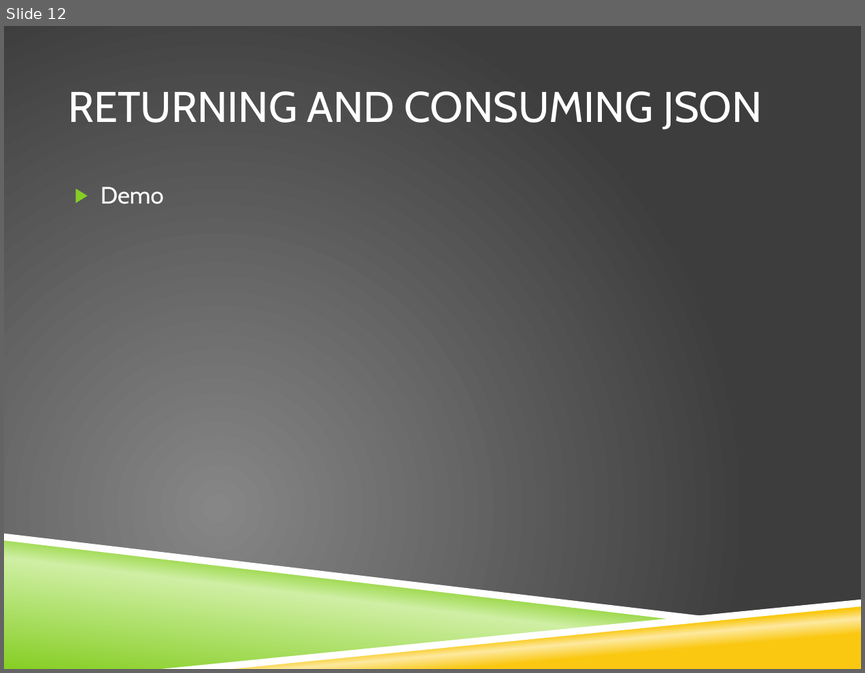
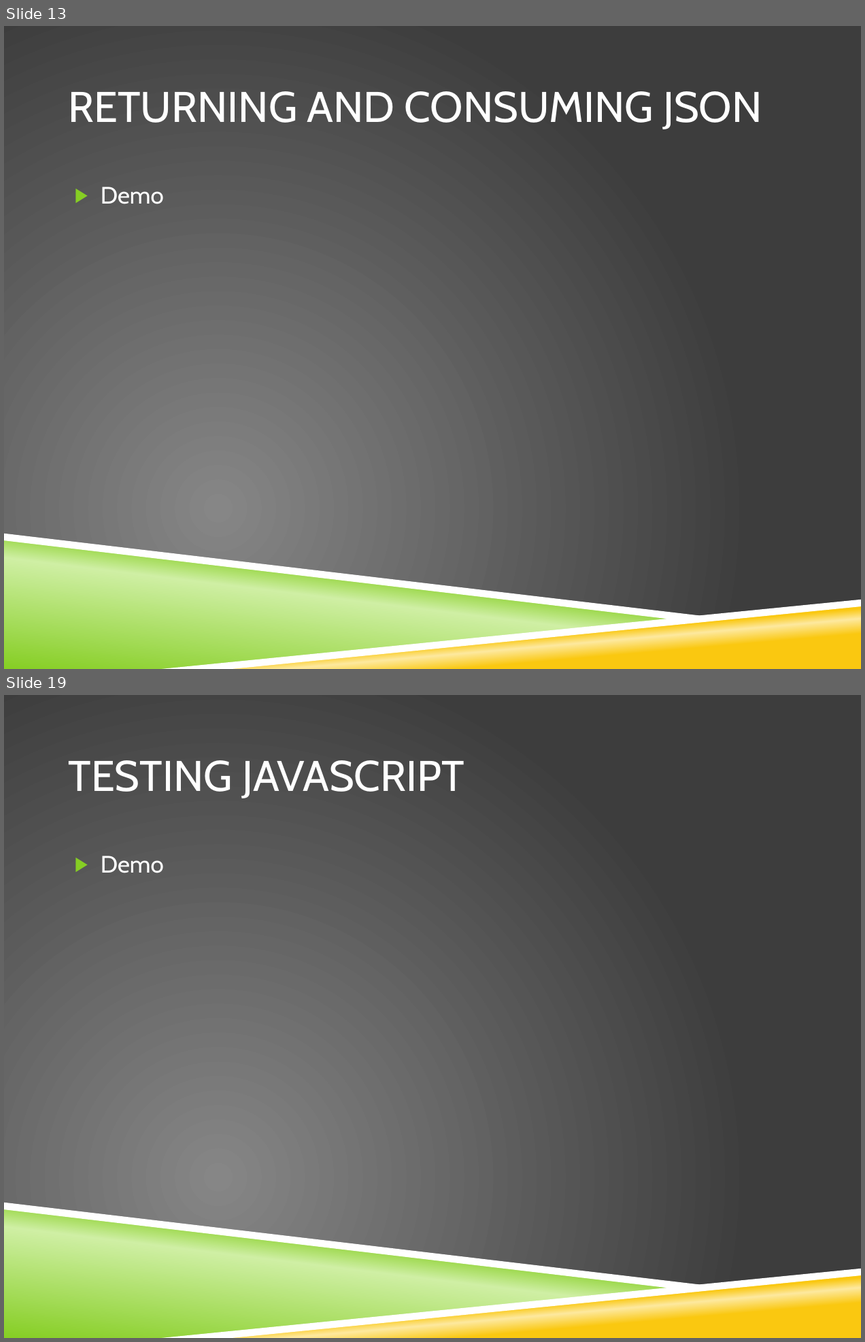
Before and after one commit to stimms/SinglePageApplications, a slide deck: Building Single page applications.pptx. Shown one above the other, each under a label of ours: slide 12 before the commit, slides 13 and 19 after it; the slides between them are not shown. The pictures are 865x673 and 865x1342 pixels, drawn with LibreOffice and Linux fonts; fonts in the diff are those of the drawing; background and template pictures are left out. Boxes give left, top, right and bottom in pixels: in the first picture for what was removed or moved away, otherwise in the second. Text is boxed around its words. In the diff, an @@ line names an element or a change of style, - is before the commit and + after.

```diff
--- a/Building Single page applications.pptx
+++ b/Building Single page applications.pptx
@@ slide 19 added at box(4, 695, 861, 1338), background picture (left out); not listed: 4 template elements that a slide beside it also shows @@
@@ title added at box(68, 760, 464, 798), 36 pt, text #FFFFFF @@
+TESTING JAVASCRIPT
@@ text added at box(101, 855, 164, 873), 20 pt, text #FFFFFF @@
+▶ Demo
@@ what was slide 12 is now slide 13 @@
```
Also in this commit, not shown: 1 slide changed, 5 other slides added, 1 slide removed.
